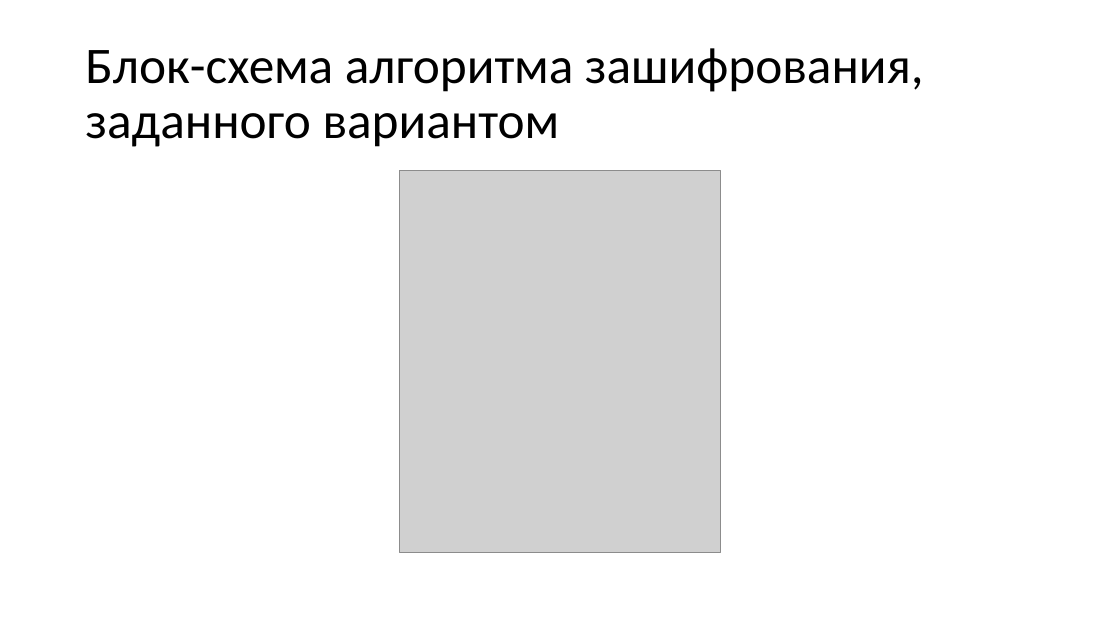
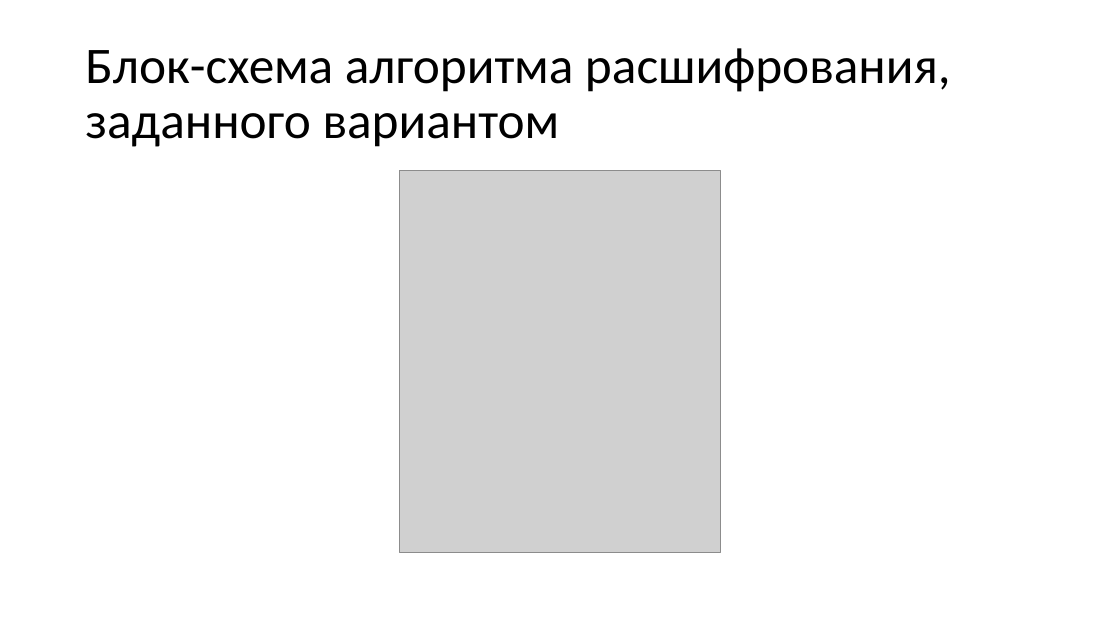
Before and after one commit to Danila-gi/Criptography, a slide deck: slide 31 of lab1/3342ИвановДМЛАБ1.pptx. Drawn at 1120x630 pixels with LibreOffice and Linux fonts; fonts in the diff are those of the drawing; grey boxes stand for pictures. Boxes give left, top, right and bottom in pixels: in the first picture for what was removed or moved away, otherwise in the second. Text is boxed around its words. In the diff, an @@ line names an element or a change of style, - is before the commit and + after.

```diff
--- a/lab1/3342ИвановДМЛАБ1.pptx
+++ b/lab1/3342ИвановДМЛАБ1.pptx
@@ title at box(85, 48, 951, 147): text changed @@
-Блок-схема алгоритма зашифрования, заданного вариантом
+Блок-схема алгоритма расшифрования, заданного вариантом
```
Also in this commit, not shown: 26 other slides changed, 4 other files.
